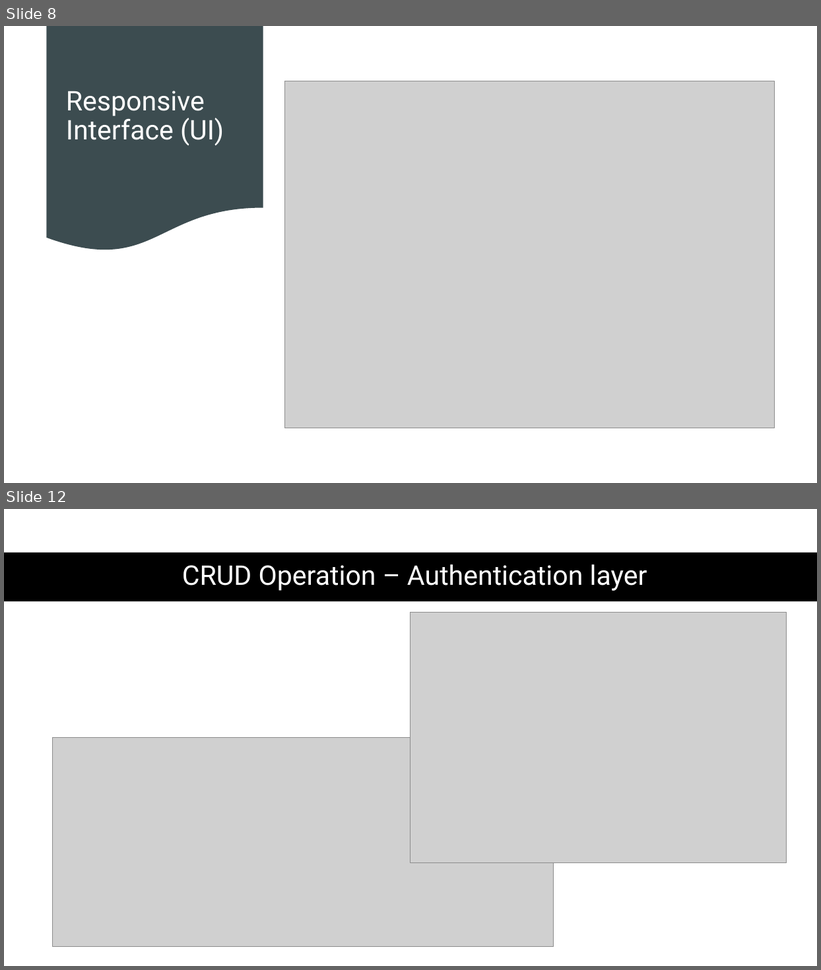
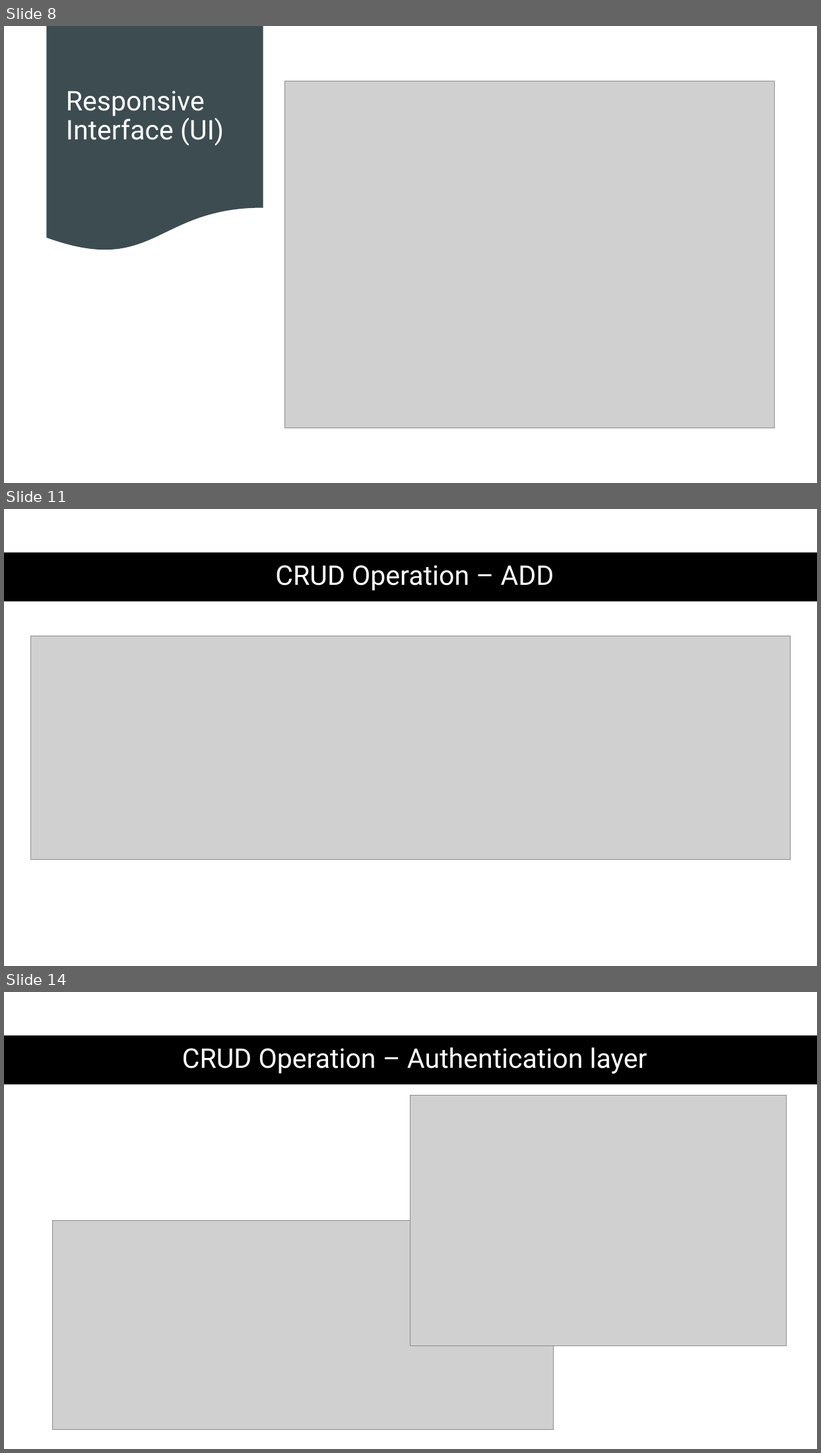
Before and after one commit to Buyantugs/cs489-project, a slide deck: docs/Presentation1.pptx. Shown one above the other, each under a label of ours: slides 8 and 12 before the commit, slides 8, 11 and 14 after it; the slides between them are not shown. The pictures are 821x970 and 821x1453 pixels, drawn with LibreOffice and Linux fonts; fonts in the diff are those of the drawing; grey boxes stand for pictures. Boxes give left, top, right and bottom in pixels: in the first picture for what was removed or moved away, otherwise in the second. Text is boxed around its words. In the diff, an @@ line names an element or a change of style, - is before the commit and + after.

```diff
--- a/docs/Presentation1.pptx
+++ b/docs/Presentation1.pptx
@@ slide 11 added at (x1=4, y1=509, x2=817, y2=966), background #FFFFFF @@
@@ rectangle added at (x1=4, y1=553, x2=817, y2=601), fill #000000 @@
@@ title added at (x1=275, y1=565, x2=554, y2=591), 32 pt, text #FFFFFF @@
+CRUD Operation – ADD
@@ picture added at (x1=31, y1=636, x2=791, y2=860) @@
@@ what was slide 12 is now slide 14 @@
```
Also in this commit, not shown: 4 slides changed, 1 other slide added, 3 other files.
